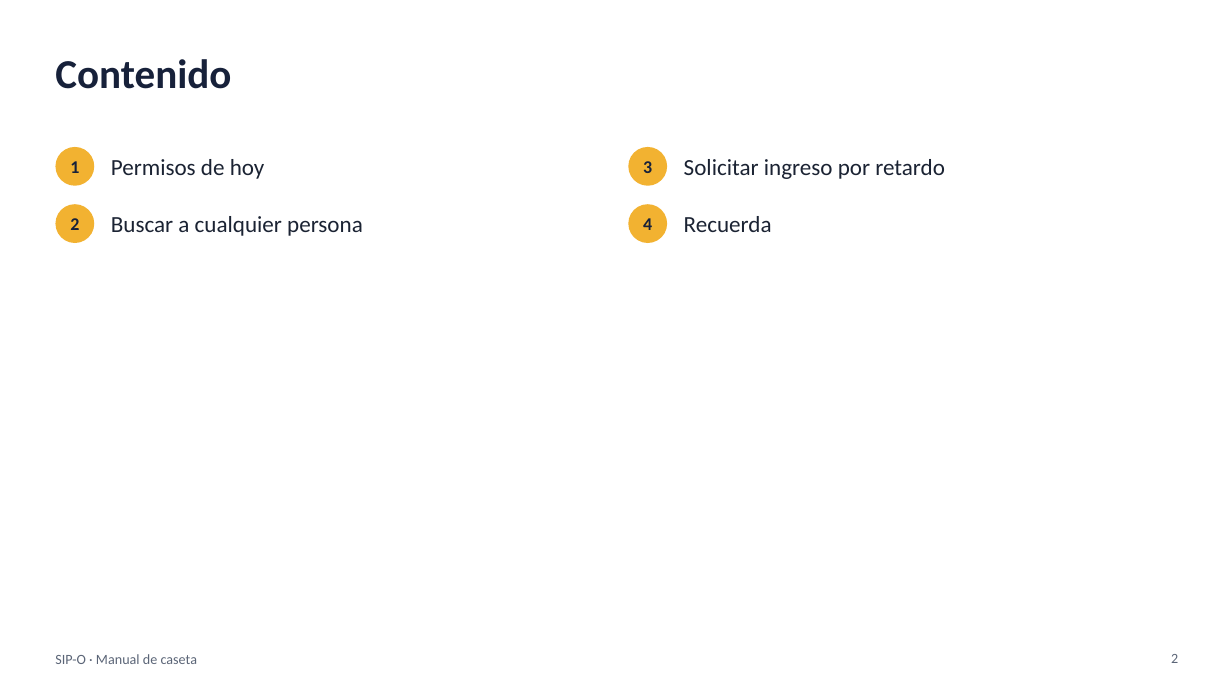
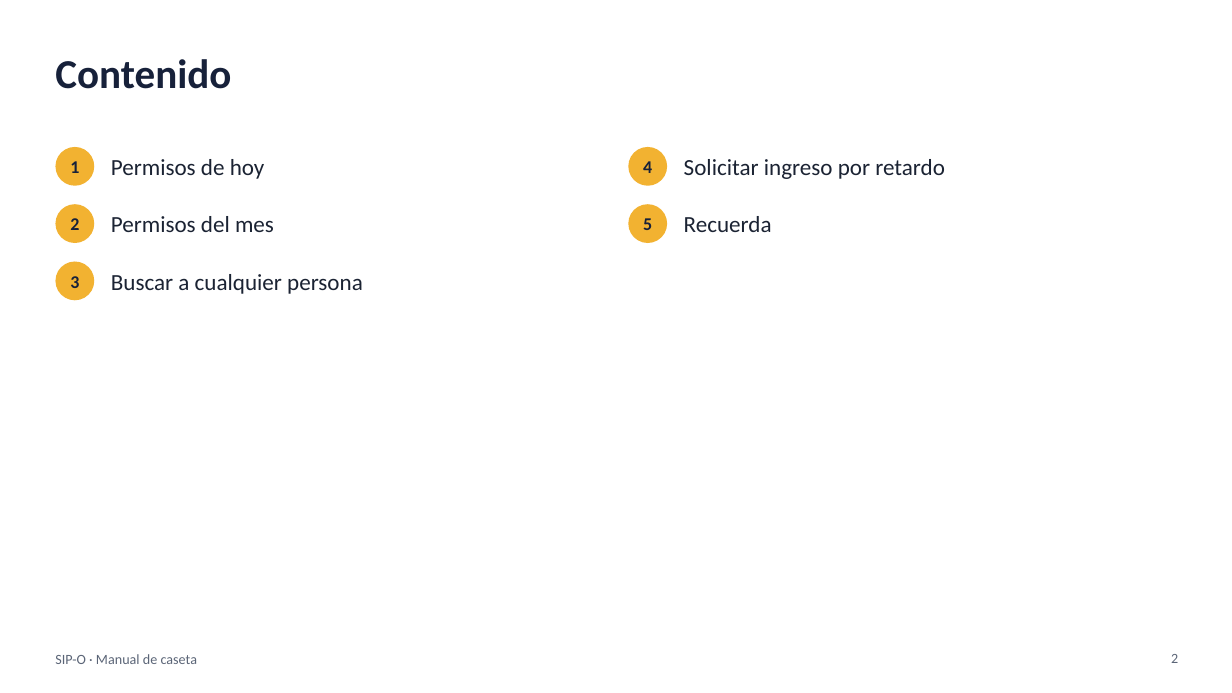
Before and after one commit to FelipeReyesReyes2102/Sistema-Integral-de-Personal, a slide deck: slide 2 of docs/manuales/presentaciones/SIP-O - Manual de caseta.pptx. Drawn at 1232x693 pixels with LibreOffice and Linux fonts; fonts in the diff are those of the drawing. Boxes give left, top, right and bottom in pixels: in the first picture for what was removed or moved away, otherwise in the second. Text is boxed around its words. In the diff, an @@ line names an element or a change of style, - is before the commit and + after.

```diff
--- a/docs/manuales/presentaciones/SIP-O - Manual de caseta.pptx
+++ b/docs/manuales/presentaciones/SIP-O - Manual de caseta.pptx
@@ text "4": place and size @@
-text "4" at box(643, 218, 652, 230)
+text "4" at box(643, 161, 652, 173)
@@ text added at box(111, 216, 274, 232), 18 pt, text #1B2333 @@
+Permisos del mes
@@ text added at box(643, 218, 652, 230), 14 pt, text #17213A, bold @@
+5
@@ text "3": place and size @@
-text "3" at box(643, 161, 652, 173)
+text "3" at box(70, 276, 79, 288)
@@ ellipse added at box(55, 262, 94, 300), fill #F2B231 @@
@@ text "Buscar a cualquier persona": place and size @@
-text "Buscar a cualquier persona" at box(111, 216, 363, 236)
+text "Buscar a cualquier persona" at box(111, 274, 363, 294)
```
Also in this commit, not shown: 1 other slide changed, 1 slide added, 32 other files.
